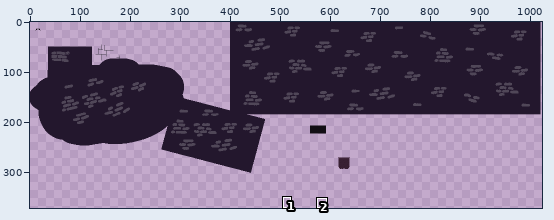
Two states of a pixel-art file, assets/raw/canvas.ase. The first picture is a wide view before the edit; the outline marks the close-up.
Close-up. Before the commit:
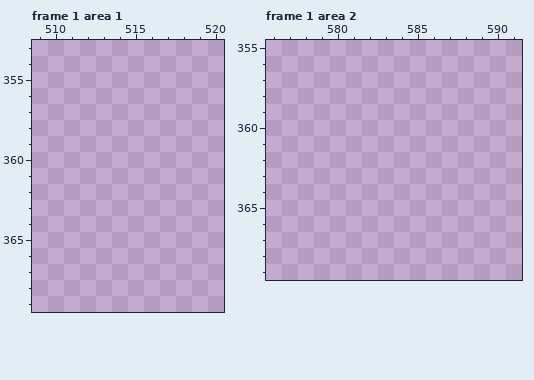
1024x1024 pixels, 4 frames. Colours within 5 levels of each other are drawn and written as one. Shown: frame 1 area 1: x 509..520, y 353..369; frame 1 area 2: x 576..591, y 355..369. The wide view leaves out empty margins. The commit also changed other frames or places, which this record leaves out.
Once edited:
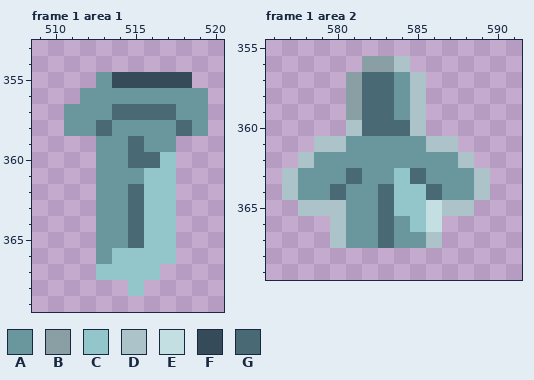
Palette (. is transparent): A #6a969e  B #899fa4  C #93c6ca  D #acc4c9  E #c3dfe1  F #354b59  G #496975
Changes in this commit:
Frame 1 area 1, layer "Layer 1":
There is now colour A in row 355 at x 513; in row 356 at x 512 to 519; in row 357 at x 511 to 513 and 518 to 519; in row 358 at x 511 to 512, 514 to 517 and 519; in row 359 at x 513 to 514 and 516 to 517; in row 360 at x 513 to 514.
There is now colour A in row 361 at x 513 to 515; in rows 362 to 365 at x 513 to 514; in row 366 at x 513.
There is now colour C in row 360 at x 517; in rows 361 to 365 at x 516 to 517; in row 366 at x 514 to 517; in row 367 at x 513 to 516; in row 368 at x 515.
There is now colour F in row 355 at x 514 to 518.
There is now colour G in row 357 at x 514 to 517; in row 358 at x 513 and 518; in row 359 at x 515; in row 360 at x 515 to 516; in rows 362 to 365 at x 515.
Frame 1 area 2, layer "Layer 1":
There is now colour A in rows 357 to 359 at x 584; in row 361 at x 581 to 585; in row 362 at x 579 to 587; in row 363 at x 578 to 580, 582 to 583 and 586 to 588; in row 364 at x 578 to 579, 581 to 582 and 587 to 588; in row 365 at x 581 to 582.
There is now colour A in row 366 at x 581 to 582 and 584; in row 367 at x 581 to 582 and 584 to 585.
There is now colour B in row 356 at x 582 to 583; in rows 357 to 359 at x 581.
There is now colour C in row 363 at x 584; in rows 364 to 365 at x 584 to 585; in row 366 at x 585.
There is now colour D in row 356 at x 584; in rows 357 to 359 at x 585; in row 360 at x 581 and 585; in row 361 at x 579 to 580 and 586 to 587; in row 362 at x 578 and 588; in rows 363 to 364 at x 577 and 589.
There is now colour D in row 365 at x 578 to 580 and 587 to 588; in row 366 at x 580; in row 367 at x 580 and 586.
There is now colour E in rows 365 to 366 at x 586.
There is now colour G in rows 357 to 359 at x 582 to 583; in row 360 at x 582 to 584; in row 363 at x 581 and 585; in row 364 at x 580, 583 and 586; in rows 365 to 367 at x 583.
Pixel boxes of the changes (left, top, right, bottom) in both close-ups:
added: (64, 72, 208, 296)
added: (282, 56, 490, 248)
